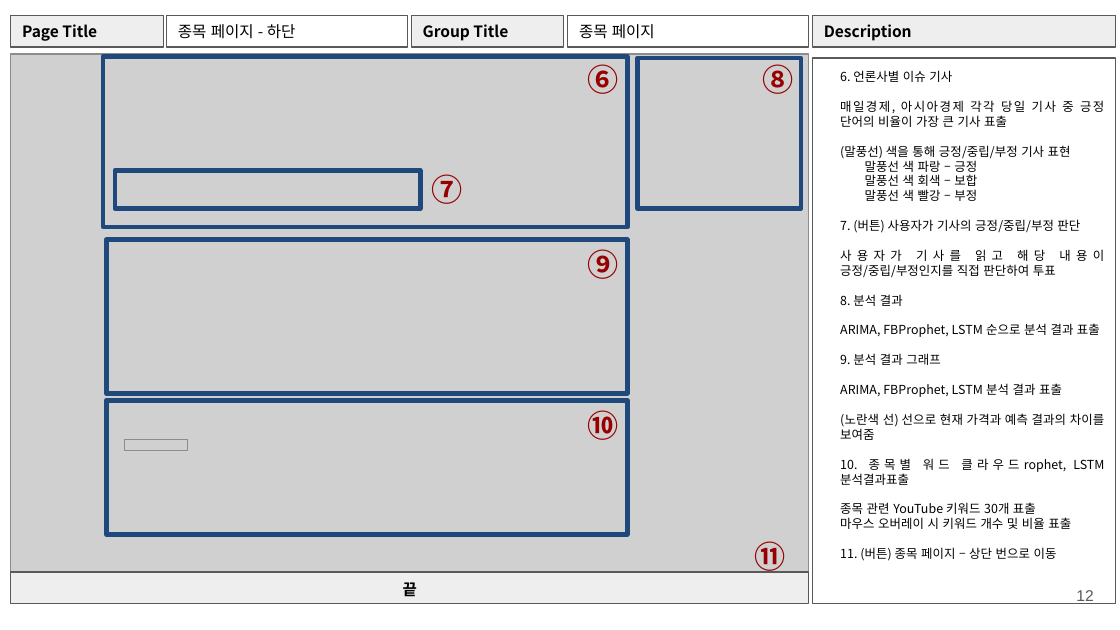
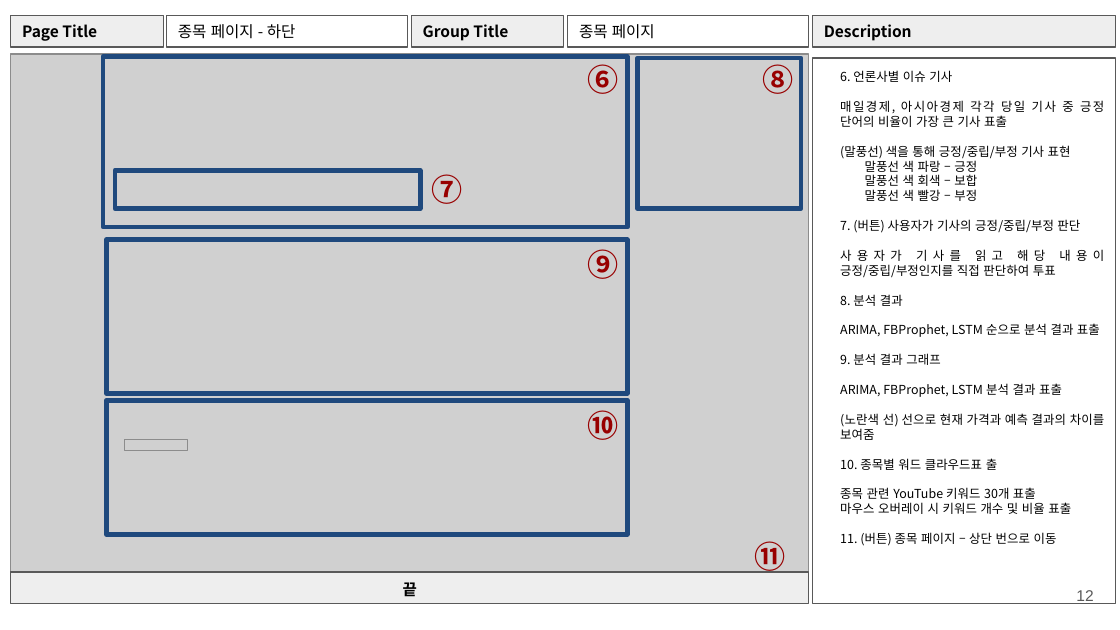
Before and after one commit to gentle-potato/21KDT-Project, a slide deck: slide 12 of 3. Final/Document/3. Wireframe.pptx. Drawn at 1120x630 pixels with LibreOffice and Linux fonts; fonts in the diff are those of the drawing; grey boxes stand for pictures. Boxes give left, top, right and bottom in pixels: in the first picture for what was removed or moved away, otherwise in the second. Text is boxed around its words. In the diff, an @@ line names an element or a change of style, - is before the commit and + after.

Commit message:
Presentation

```diff
--- a/3. Final/Document/3. Wireframe.pptx
+++ b/3. Final/Document/3. Wireframe.pptx
@@ text in rectangle at [840, 458, 997, 470]: text changed @@
-10. 종목별 워드 클라우드rophet, LSTM 분석결과표출
+10. 종목별 워드 클라우드표 출
```
Also in this commit, not shown: 19 other files.
